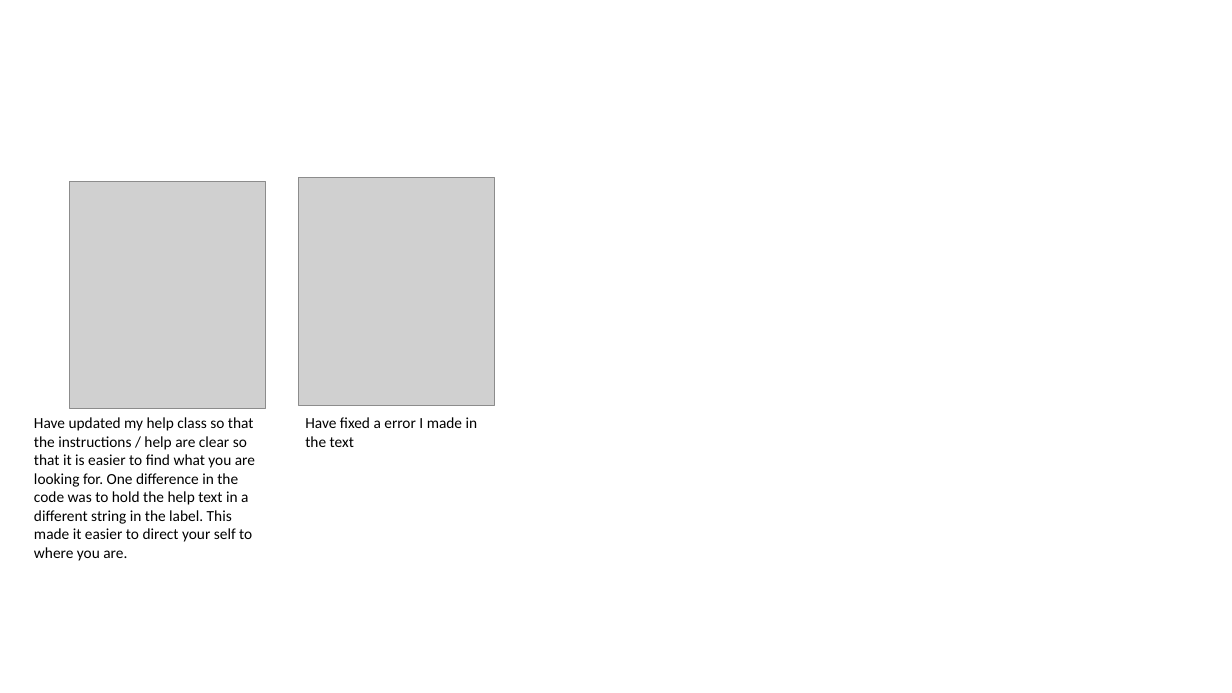
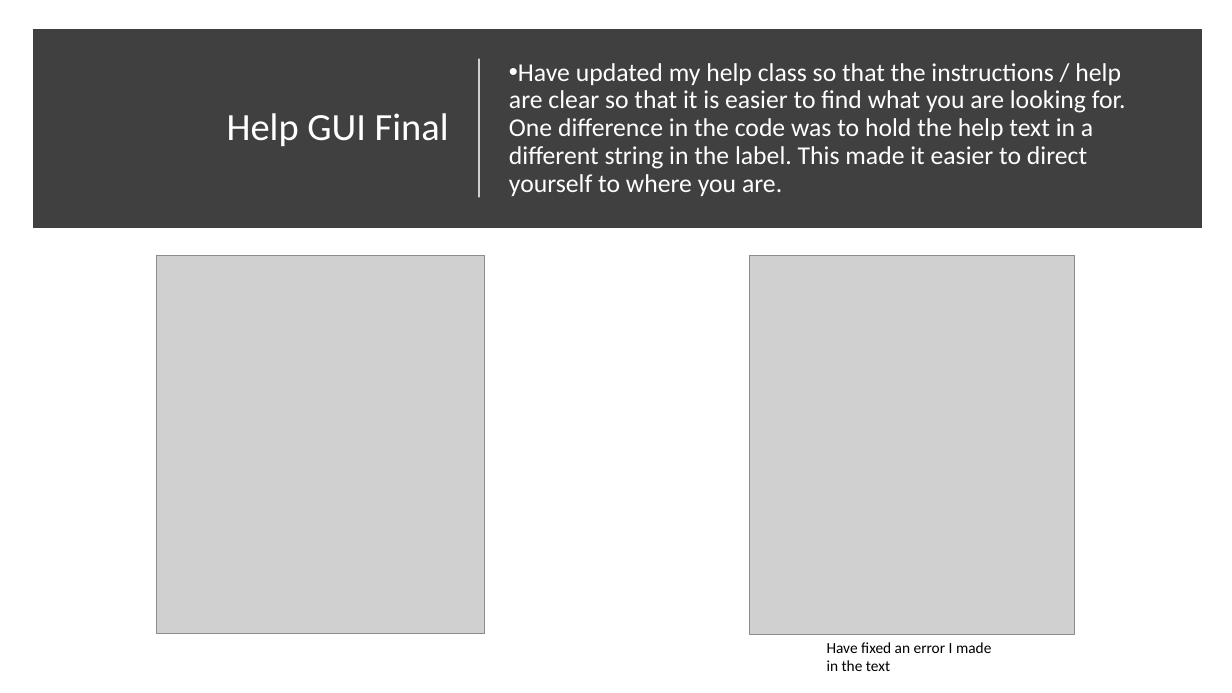
Before and after one commit to morrisj70800/01_Assesment, a slide deck: slide 20 of Programming Assesment.pptx. Drawn at 1232x693 pixels with LibreOffice and Linux fonts; fonts in the diff are those of the drawing; grey boxes stand for pictures. Boxes give left, top, right and bottom in pixels: in the first picture for what was removed or moved away, otherwise in the second. Text is boxed around its words. In the diff, an @@ line names an element or a change of style, - is before the commit and + after.

```diff
--- a/Programming Assesment.pptx
+++ b/Programming Assesment.pptx
@@ rectangle added at [40, 36, 1196, 223], fill #404040, outline #404040 10 pt @@
@@ line added from (479, 198) to (479, 59), #FFFFFF 1.5 pt @@
@@ text "Have updated my help class ..." at [509, 63, 1126, 196]: vertical alignment top to middle @@
@@ text at [509, 63, 1126, 196]: text changed; size 12 to 20 pt; text colour #000000 to #FFFFFF @@
-Have updated my help class so that the instructions / help are clear so that it is easier to find what you are looking for. One difference in the code was to hold the help text in a different string in the label. This made it easier to direct your self to where you are.
+• Have updated my help class so that the instructions / help are clear so that it is easier to find what you are looking for. One difference in the code was to hold the help text in a different string in the label. This made it easier to direct yourself to where you are.
@@ title added at [227, 113, 449, 146], 30 pt, text #FFFFFF @@
+Help GUI Final
@@ picture: place and size @@
-picture at [69, 181, 266, 409]
+picture at [156, 255, 484, 634]
@@ picture: place and size @@
-picture at [299, 177, 495, 406]
+picture at [750, 255, 1074, 634]
@@ text at [827, 642, 991, 671]: text changed @@
-Have fixed a error I made in the text
+Have fixed an error I made in the text
```
Also in this commit, not shown: 4 other slides changed, 1 slide removed, 1 other file.
